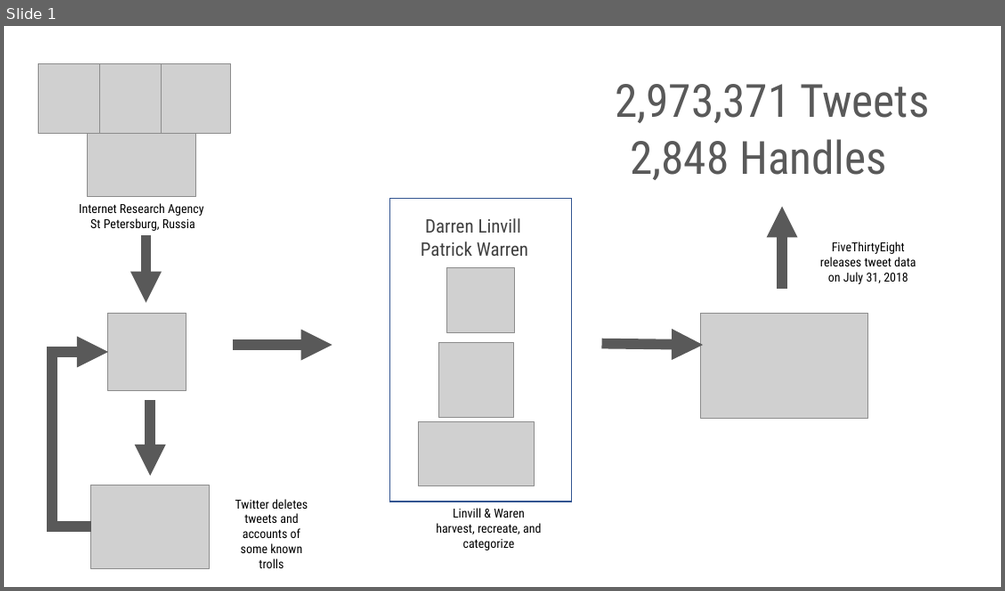
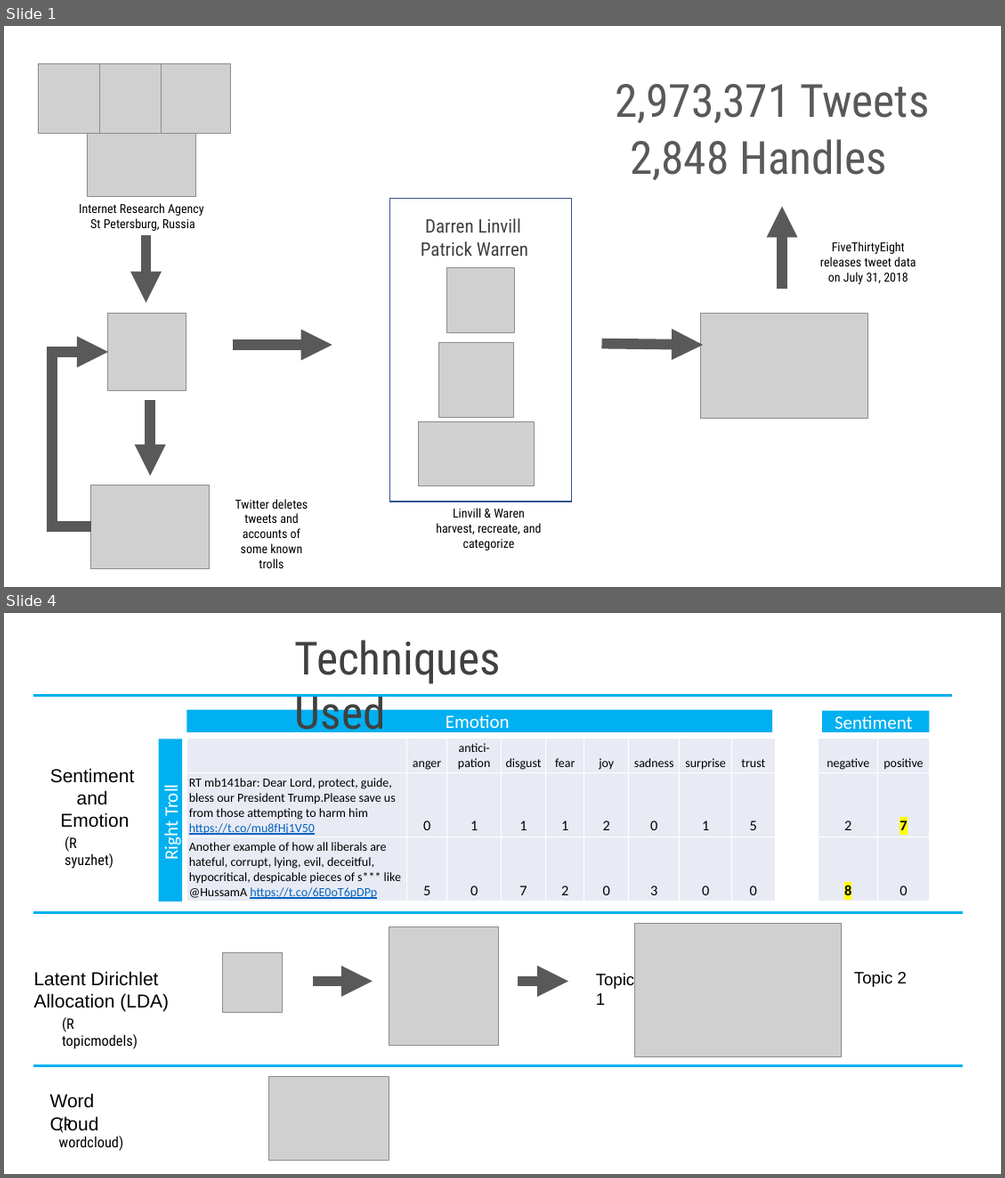
Before and after one commit to qdav/MSDA_Visualization, a slide deck: DA_6233_Final_Presentation.pptx. Shown one above the other, each under a label of ours: slide 1 before the commit, slides 1 and 4 after it; the slides between them are not shown. The pictures are 1005x591 and 1005x1178 pixels, drawn with LibreOffice and Linux fonts; fonts in the diff are those of the drawing; grey boxes stand for pictures. Boxes give left, top, right and bottom in pixels: in the first picture for what was removed or moved away, otherwise in the second. Text is boxed around its words. In the diff, an @@ line names an element or a change of style, - is before the commit and + after.

Commit message:
included slides on for topic-based time category analysis

```diff
--- a/DA_6233_Final_Presentation.pptx
+++ b/DA_6233_Final_Presentation.pptx
@@ slide 4 added at (4, 613, 1001, 1174), background #FFFFFF @@
@@ text added at (295, 640, 501, 740), 44 pt, text #404040 @@
+Techniques Used
@@ line added from (34, 695) to (952, 695), #00B0F0 3 pt @@
@@ rectangle added at (186, 709, 772, 732), fill #00B0F0, 18 pt, text #FFFFFF @@
+Emotion
@@ rectangle added at (822, 711, 929, 732), fill #00B0F0, 18 pt, text #FFFFFF @@
+Sentiment
@@ rectangle added at (159, 738, 183, 900), fill #00B0F0, 18 pt, text #FFFFFF @@
+Right Troll
@@ table added at (186, 738, 928, 902), 3 rows, 12 columns @@
+ | anger | antici-pation | disgust | fear | joy | sadness | surprise | trust |  | negative | positive
+RT mb141bar: Dear Lord, protect, guide, bless our President Trump.Please save us from those attempting to harm him https://t.co/mu8fHj1V50 | 0 | 1 | 1 | 1 | 2 | 0 | 1 | 5 |  | 2 | 7
+Another example of how all liberals are hateful, corrupt, lying, evil, deceitful, hypocritical, despicable pieces of s*** like @HussamA https://t.co/6E0oT6pDPp | 5 | 0 | 7 | 2 | 0 | 3 | 0 | 0 |  | 8 | 0
@@ text added at (50, 768, 134, 827), 18 pt, text #000000 @@
+Sentiment
+and
+Emotion
@@ text added at (65, 836, 113, 868), 14 pt, text #000000 @@
+(R syuzhet)
@@ line added from (34, 913) to (963, 913), #00B0F0 3 pt @@
@@ picture added at (389, 926, 498, 1046) @@
@@ picture added at (634, 923, 841, 1056) @@
@@ picture added at (223, 952, 283, 1013) @@
@@ text added at (34, 971, 169, 1012), 18 pt, text #000000 @@
+Latent Dirichlet
+Allocation (LDA)
@@ arrow added from (313, 981) to (372, 981), #595959 10 pt @@
@@ arrow added from (518, 981) to (568, 981), #595959 10 pt @@
@@ text added at (596, 973, 634, 1005), 16 pt, text #000000 @@
+Topic 1
@@ text added at (854, 971, 906, 987), 16 pt, text #000000 @@
+Topic 2
@@ text added at (62, 1017, 138, 1049), 14 pt, text #000000 @@
+(R topicmodels)
@@ line added from (34, 1066) to (963, 1066), #00B0F0 3 pt @@
@@ text added at (50, 1093, 99, 1133), 18 pt, text #000000 @@
+Word Cloud
@@ picture added at (268, 1077, 389, 1159) @@
@@ text added at (59, 1116, 124, 1151), 14 pt, text #000000 @@
+(R wordcloud)
```
Also in this commit, not shown: 6 slides changed, 5 other slides added, 1 slide removed.
